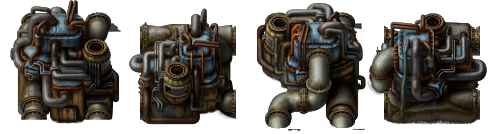
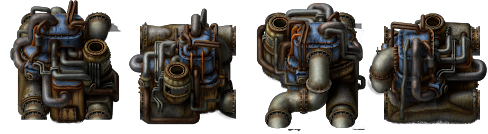
Layered file, before and after one edit (488 × 134). Changes by layer:
painted on "cooler.png" over [287, 72, 298, 90]
painted on "cooler.png copy #1" over [10, 0, 482, 128]
